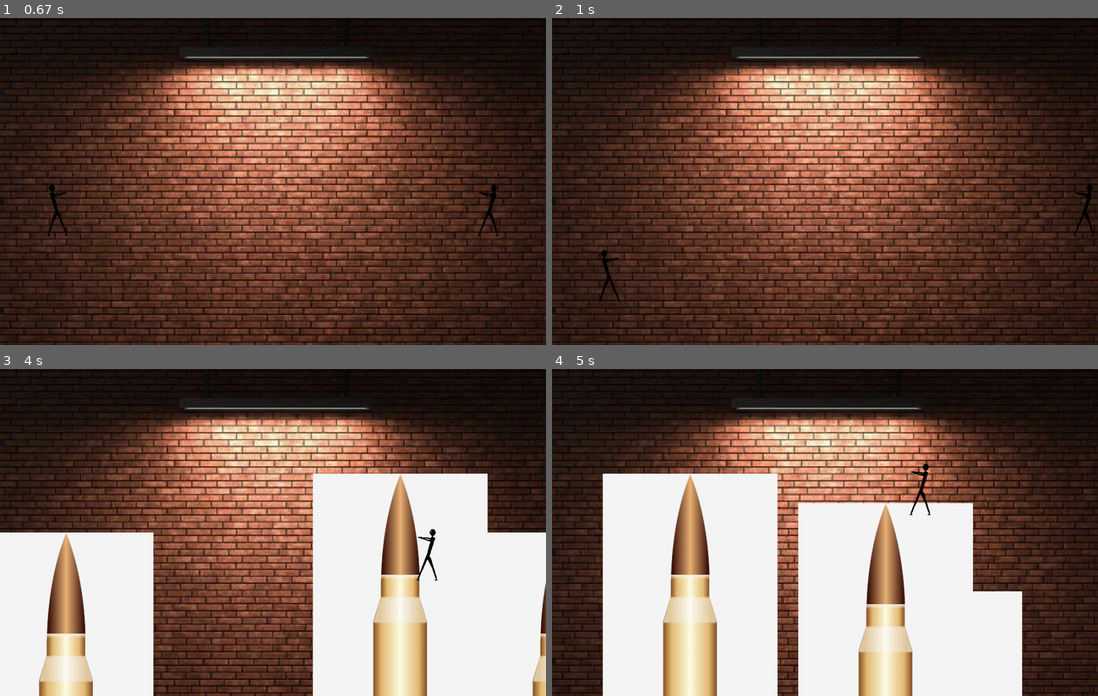
Above: before the commit, frames 1-4 (two rows, left to right).
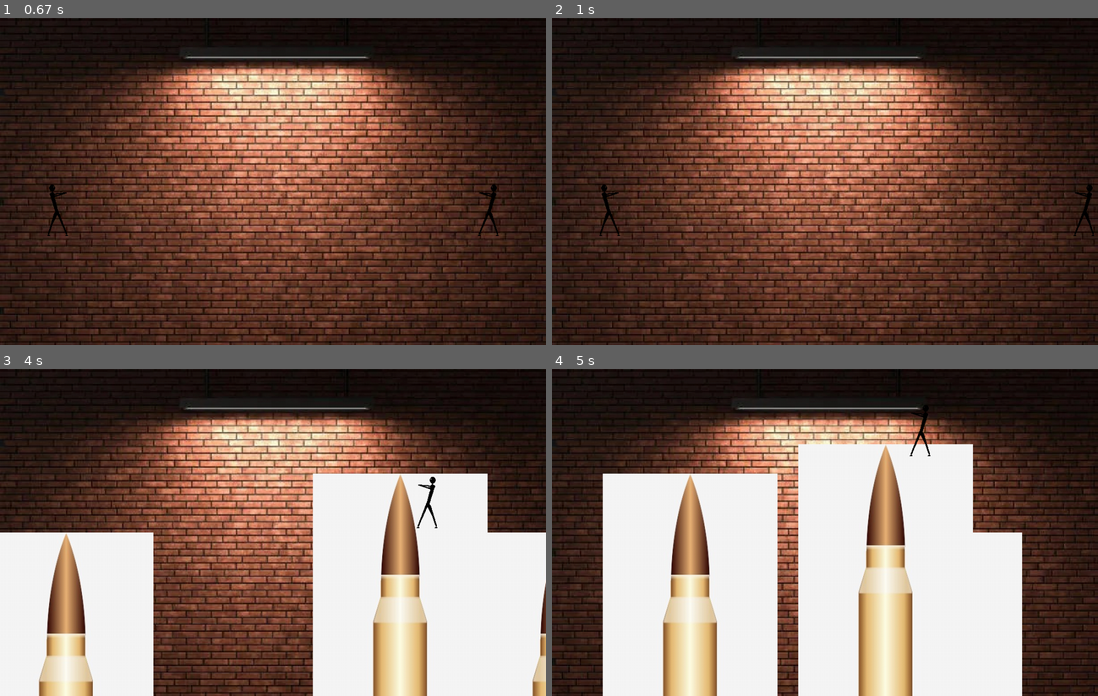
Above: after the commit, the same moments.

Repository: 25-26-1AHIF/pygameproject-1v1_shooter
Game: pygame game, started from main.py
Same seed, same stepped clock (60 frames per second), same inputs: the game is played once before the commit and once after it.
Inputs (mouse positions are in pixels of both pictures, inside the frame that each line leads up to):
- Up to frame 1 (0.67 s): click "Start" at 0.38 s
- Up to frame 2 (1 s): hold S from 0.67 s (still down); hold Right from 0.67 s (still down); move the mouse to (803, 194) at 0.7 s
- Up to frame 3 (4 s): release S at 1.13 s; release Right at 1.13 s; tap Space at 1.17, 1.5 s; hold Right 1.83-2.3 s; hold D 1.83-2.3 s; tap Right Shift at 1.98, 3.32 s; hold Up 2.33-2.63 s; hold W 2.33-2.63 s; hold Right 2.67-3.13 s; hold D 2.67-3.13 s; tap E at 2.82 s; hold Left 3.17-3.7 s; hold A 3.17-3.7 s; hold Down from 3.73 s (still down); hold S from 3.73 s (still down)
- Up to frame 4 (5 s): release Down at 4.03 s; release S at 4.03 s; hold Left 4.07-4.47 s; hold A 4.07-4.47 s; tap E at 4.22 s; hold Up 4.5-4.87 s; hold W 4.5-4.87 s; tap Right Shift at 4.65 s; hold Right from 4.9 s (still down); hold D from 4.9 s (still down)

Frame 1 is identical in both runs. In frame 2, 0.3% of the frame differs, in the area x 8-13%, y 50-87%; in frame 3, 0.3%; in frame 4, 11%, in the area x 45-87%, y 11-87%.

Commit message:
1 rechtschreibfehler + dowbn weg

Diff:
--- a/Game/Player.py
+++ b/Game/Player.py
@@ -1,5 +1,5 @@
 import pygame
-import time
+
 from GameVariables.GameVariables import GameVariables as GV
 from Game.Rocket import Rocket, Rockets
 from GameVariables.GameVariables import Controls
@@ -35,8 +35,8 @@
 
             self.y += self.dx
 
-        if keys[Controls.P1_DOWN]:
-            self.y += self.dx
+#        if keys[Controls.P1_DOWN]:
+ #           self.y += self.dx
 
         if self.x < -20:
             self.x = -20
@@ -79,8 +79,8 @@
         if keys[Controls.P2_UP]:
             self.y -= self.dx
 
-        if keys[Controls.P2_DOWN]:
-            self.y += self.dx
+#        if keys[Controls.P2_DOWN]:
+ #           self.y += self.dx
 
         if self.x < 0:
             self.x = 0
--- a/GameVariables/GameVariables.py
+++ b/GameVariables/GameVariables.py
@@ -41,11 +41,11 @@
     P1_LEFT = pygame.K_a
     P1_RIGHT = pygame.K_d
     P1_UP = pygame.K_w
-    P1_DOWN = pygame.K_s
+#    P1_DOWN = pygame.K_s
     P1_SHOOT = pygame.K_e
 
     P2_LEFT = pygame.K_LEFT
     P2_RIGHT = pygame.K_RIGHT
     P2_UP = pygame.K_UP
-    P2_DOWN = pygame.K_DOWN
+#    P2_DOWN = pygame.K_DOWN
     P2_SHOOT = pygame.K_RSHIFT
Renamed: Bilder/chatgpt settigs screen.png -> Bilder/chatgpt settings screen.png
